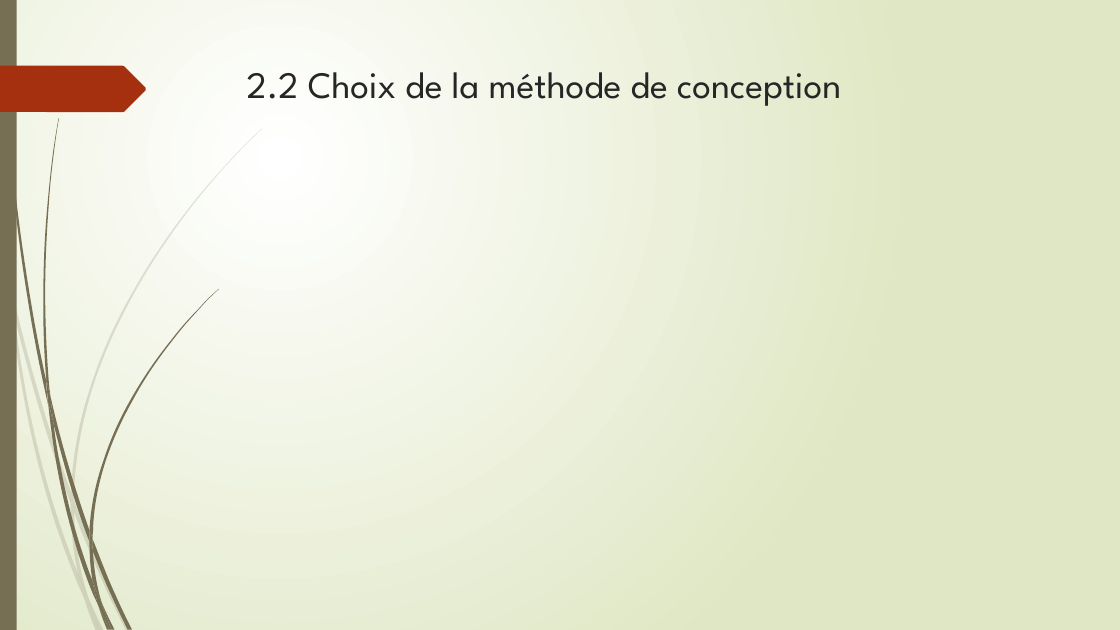
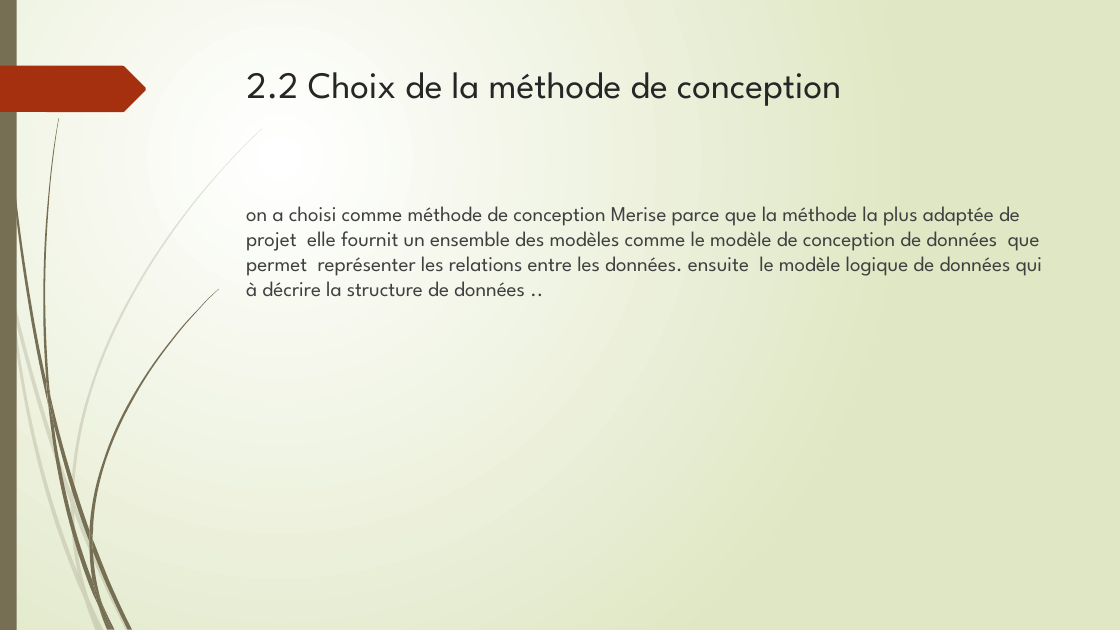
Before and after one commit to ElmarhraouiDev/rapport-de-projet-de-fin-d-etude, a slide deck: slide 10 of Plan présenation.pptx (slide 9 before the commit). Drawn at 1120x630 pixels with LibreOffice and Linux fonts; fonts in the diff are those of the drawing. Boxes give left, top, right and bottom in pixels: in the first picture for what was removed or moved away, otherwise in the second. Text is boxed around its words. In the diff, an @@ line names an element or a change of style, - is before the commit and + after.

```diff
--- a/Plan présenation.pptx
+++ b/Plan présenation.pptx
@@ text added at (x1=246, y1=206, x2=1043, y2=297), 18 pt, text #404040 @@
+on a choisi comme méthode de conception Merise parce que la méthode la plus adaptée de projet elle fournit un ensemble des modèles comme le modèle de conception de données que permet représenter les relations entre les données. ensuite le modèle logique de données qui à décrire la structure de données ..
```
Also in this commit, not shown: 2 other slides changed, 3 slides added, 1 other file.
